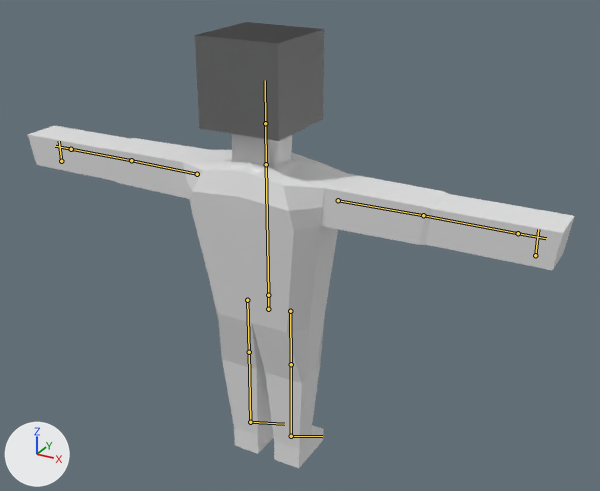
What one commit did to the glTF model Models/Robots/Robot0004.glb.
Before and after are seen from a 50 mm camera at (5.11, -8.43, 4.24) aimed at (-0.04, 0.93, -0.44). The lights are fixed; the arrows at lower left show +X, +Y and +Z. The older version comes first. The bones that bend it are drawn over the model as lines.

Names of what the first picture shows: 'Body'.
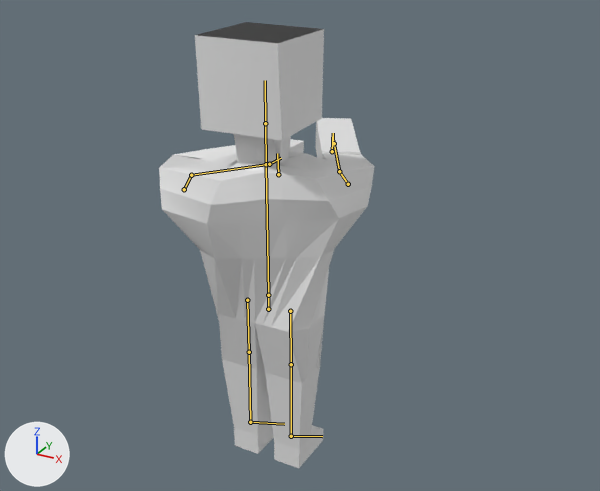
The newer file adds an action. The first version stands in its rest pose; the second is drawn at frame 5 of the action 'holding_l'.

Pixel boxes (x1, y1, x2, y2) of what changed, in the pictures (600 x 491 px):
'Body', posed (60% narrower)
    before: (27, 22, 574, 468)
    after: (159, 22, 375, 468)
bone 'UpperArm.L', root to tip
    before: (197, 174) to (131, 160)
    after: (184, 189) to (191, 175)
bone 'LowerArm.L', root to tip
    before: (131, 160) to (71, 149)
    after: (191, 175) to (269, 164)
bone 'Hand.L', root to tip
    before: (71, 149) to (55, 146)
    after: (269, 164) to (281, 158)
bone 'UpperArm.R', root to tip
    before: (338, 200) to (423, 215)
    after: (348, 184) to (339, 171)
bone 'LowerArm.R', root to tip
    before: (423, 215) to (518, 233)
    after: (339, 171) to (334, 143)

What the commit changed:
Bone 'Chest' (bone_chest) turns from (0, 0, 0) to (0, 35, 0) degrees about its own x, y and z.
Bone 'Neck' (bone_neck) turns from (0, 0, 0) to (0, -35, 0) degrees about its own x, y and z.
Bone 'UpperArm.L' (bone_upperarm_l) turns from (0, 0, 0) to (-95, 9, -5) degrees about its own x, y and z.
Bone 'LowerArm.L' (bone_lowerarm_l) turns from (0, 0, 0) to (-91, -15, -21) degrees about its own x, y and z.
Bone 'Hand.L' (bone_hand_l) turns from (0, 0, 0) to (63, -12, 7) degrees about its own x, y and z.
Bone 'UpperArm.R' (bone_upperarm_r) turns from (0, 0, 0) to (-87, -10, -6) degrees about its own x, y and z.
Bone 'LowerArm.R' (bone_lowerarm_r) turns from (0, 0, 0) to (0, -3, 15) degrees about its own x, y and z.
